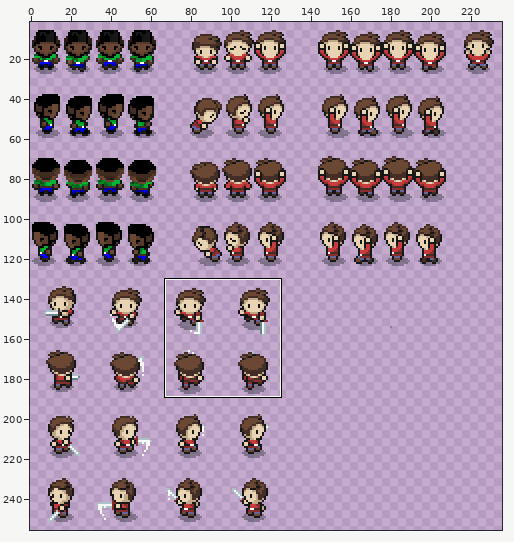
One commit to this sprite sheet: ZeldaLike/ZeldaLikeProject/Assets/Art/gfx/character.png. Above: a wide view before the commit, with the close-up outlined.
Close-up. Before:
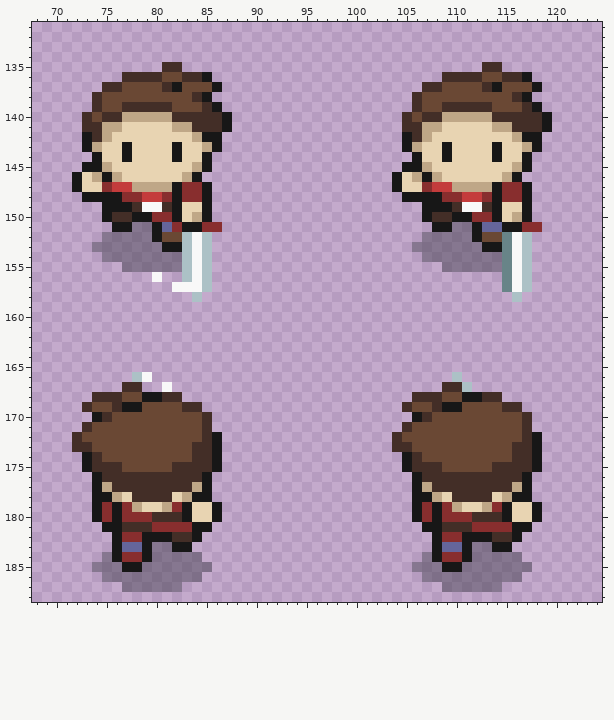
The file is 272x256 pixels. Pixels under 10% opacity are left out. Colours within 5 levels of each other are drawn and written as one. Shown: x 68..124, y 131..188. The wide view leaves out empty margins. The commit also changed other parts of the picture, which this record leaves out.
After:
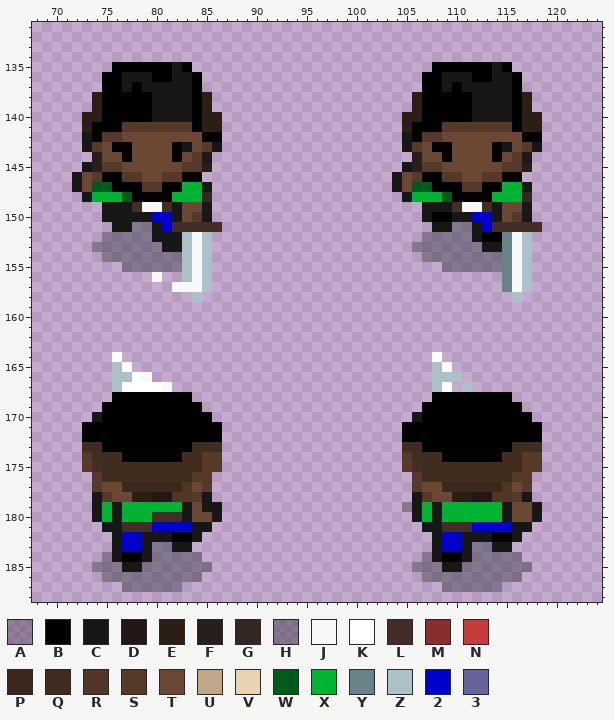
Palette (. is transparent): A #00000040  B #000000  C #171717  D #221714  E #2b1e15  F #26201c  G #332821  H #2a2b3566  J #f8f8f8  K #ffffff  L #432e27  M #882e2e  N #c43c3c  P #3b281d  Q #412c20  R #4f3627  S #553a2a  T #6a4834  U #bfa787  V #e8d4b2  W #005b1a  X #00b333  Y #688488  Z #acc1c6  2 #0000cc  3 #65659b
From old to new:
Changed rows in their new state; - is an unchanged pixel.
first column x 73:
135 ---BBBBBBCB------------------------BBBBBBCB----
136 --BBCCCBBCCB.---------------------BBCCCBBCCB.--
137 --BBCBCCC-CB..--------------------BBCBCCC-CB..-
138 -EBBBBBCCCCBE--------------------EBBBBBCCCCBE--
139 -EBBBBBCCCCBE.-------------------EBBBBBCCCCBE.-
140 EEBBBBBCCCCBEE.-----------------EEBBBBBCCCCBEE.
141 EBBBSSSSSSSBEE.-----------------EBBBSSSSSSSBEE.
142 -BSSTTTTTTTTBB-------------------BSSTTTTTTTTBB-
143 -STBBTTTTBCTS--------------------STBBTTTTBCTS--
144 -FTTBTTTTBTSD--------------------FTTBTTTTBTSD--
145 -FSSTTTTTTSSF--------------------FSSTTTTTTSSF--
146 TSBBSSTTSSBB--------------------TSBBSSTTSSBB---
147 TWWBBBSSBBXX--------------------TWWBBBSSBBXX---
148 -XXXWBBBBXXXG--------------------XXXWBBBBXXXG--
149 ----------TT------------------------------TT---
150 ---CC--22-TS-----------------------BB--22-TS---
151 --------2LLLLL--------------------------2LLLLL-
152 --------CC------------------------------BB-----
first column x 72:
164 ----K-------------------------------K----------
165 ----ZK------------------------------ZK---------
166 ----ZZK-----------------------------ZZ---------
167 ----ZKKKK---------------------------ZK.--------
168 --..BBBBBBBB----------------------..BBBBBBBB---
169 -..BBBBBBBBBB--------------------..BBBBBBBBBB--
170 ---BBBBBBBBBBB---------------------BBBBBBBBBBB-
171 -BBBBBBBBBBBBBB------------------BBBBBBBBBBBBBB
172 .BBBBBBBBBBBBBB-----------------.BBBBBBBBBBBBBB
173 .QQBBBBBBBBBQQQ-----------------.QQBBBBBBBBBQQQ
174 -SQQQBBBBBBQQSS------------------SQQQBBBBBBQQSS
175 -S-QQQQQQQQQQSS------------------S-QQQQQQQQQQSS
176 --SQQQQQQQQQSS--------------------SQQQQQQQQQSS-
177 --STTPPPPPPRTS--------------------STTPPPPPPRTS-
178 ---STTEEDDRRS----------------------STTEEDDRRS--
179 ---X-XXXXXX-TC-------------------A-X-XXXXXX-TT-
180 ---X-XXX----TT---------------------X-XXXXXX-TT-
181 --------2222----------------------------2222---
182 -----22---BB-------------------------22---BB---
183 -----22------------------------------22--------
184 -----BB------------------------------BB--------
